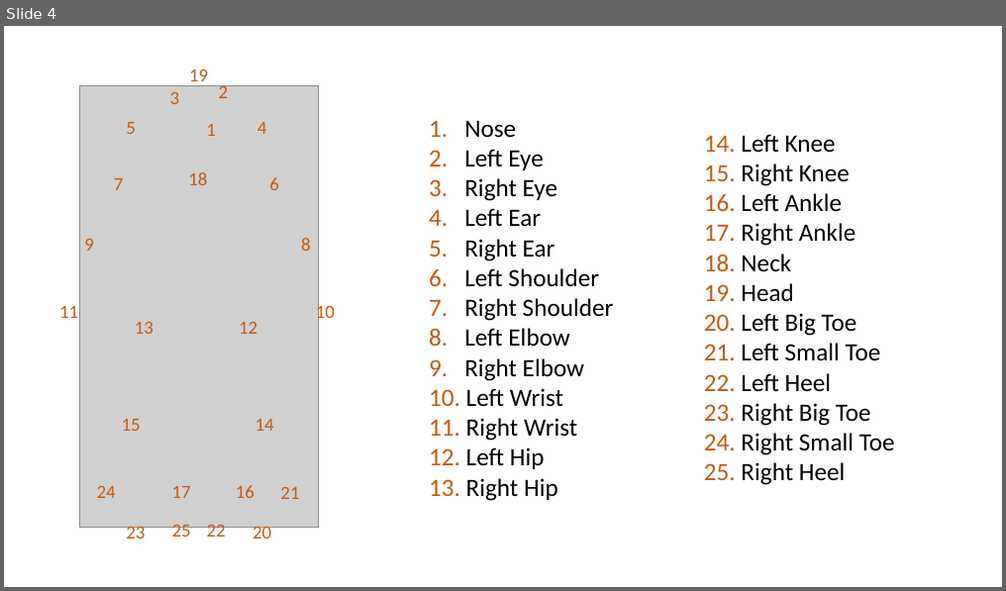
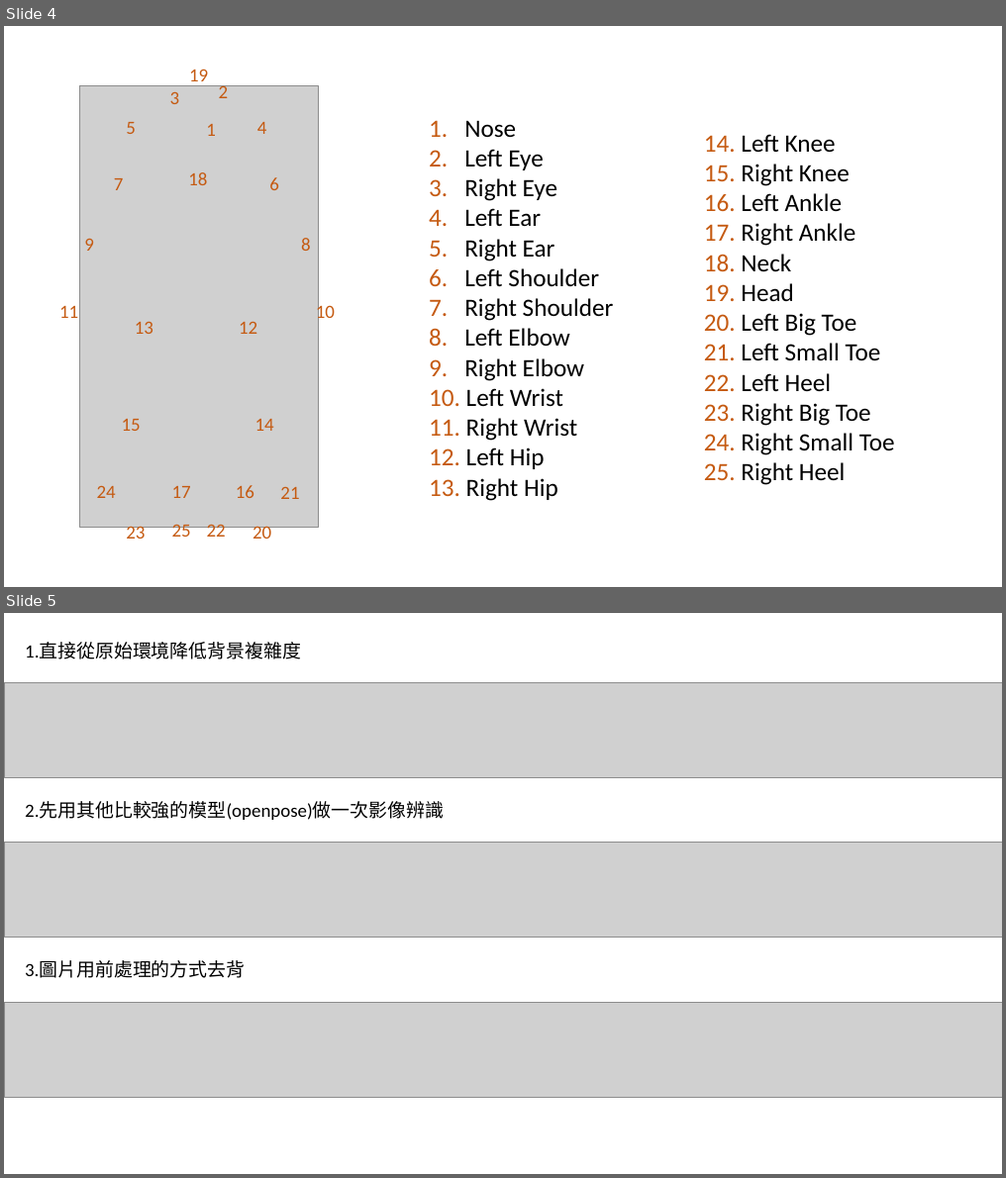
Before and after one commit to chen4011/thesis_chenpc, a slide deck: paper figure.pptx. Shown one above the other, each under a label of ours: slide 4 before the commit, slides 4 and 5 after it. The pictures are 1006x591 and 1006x1178 pixels, drawn with LibreOffice and Linux fonts; fonts in the diff are those of the drawing; grey boxes stand for pictures. Boxes give left, top, right and bottom in pixels: in the first picture for what was removed or moved away, otherwise in the second. Text is boxed around its words. In the diff, an @@ line names an element or a change of style, - is before the commit and + after.

```diff
--- a/paper figure.pptx
+++ b/paper figure.pptx
@@ slide 5 added at [4,613,1002,1174], background #FFFFFF @@
@@ text added at [25,642,301,660], 18 pt, text #000000 @@
+1.直接從原始環境降低背景複雜度
@@ picture added at [4,682,1002,777] @@
@@ text added at [25,802,444,820], 18 pt, text #000000 @@
+2.先用其他比較強的模型(openpose)做一次影像辨識
@@ picture added at [4,843,1002,938] @@
@@ text added at [25,961,245,978], 18 pt, text #000000 @@
+3.圖片用前處理的方式去背
@@ picture added at [4,1002,1002,1097] @@
```
Also in this commit, not shown: 9 other files.
